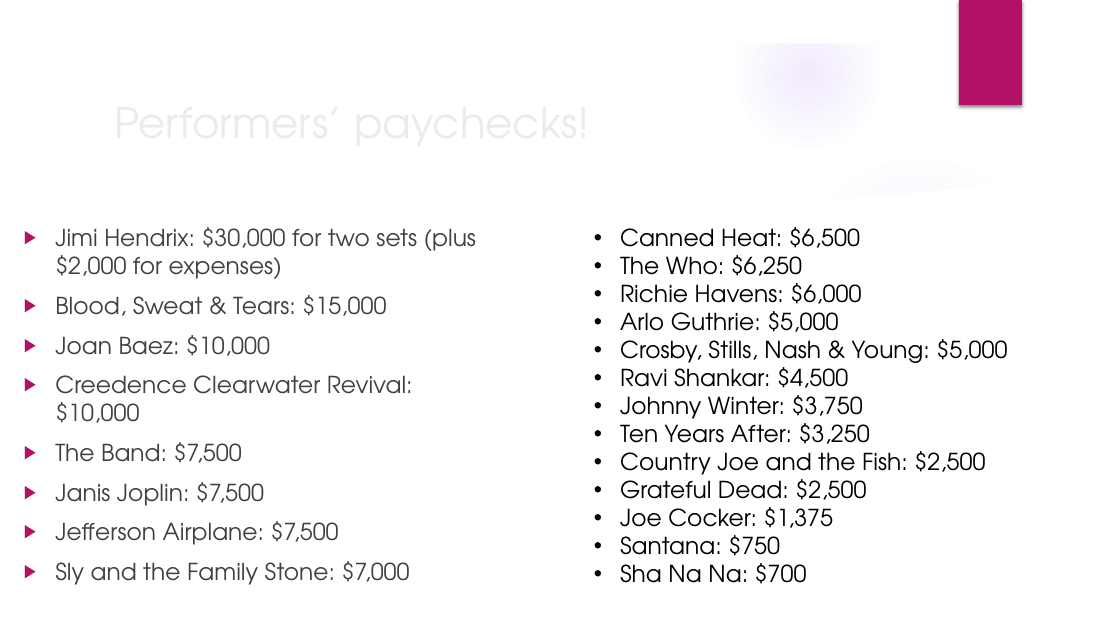
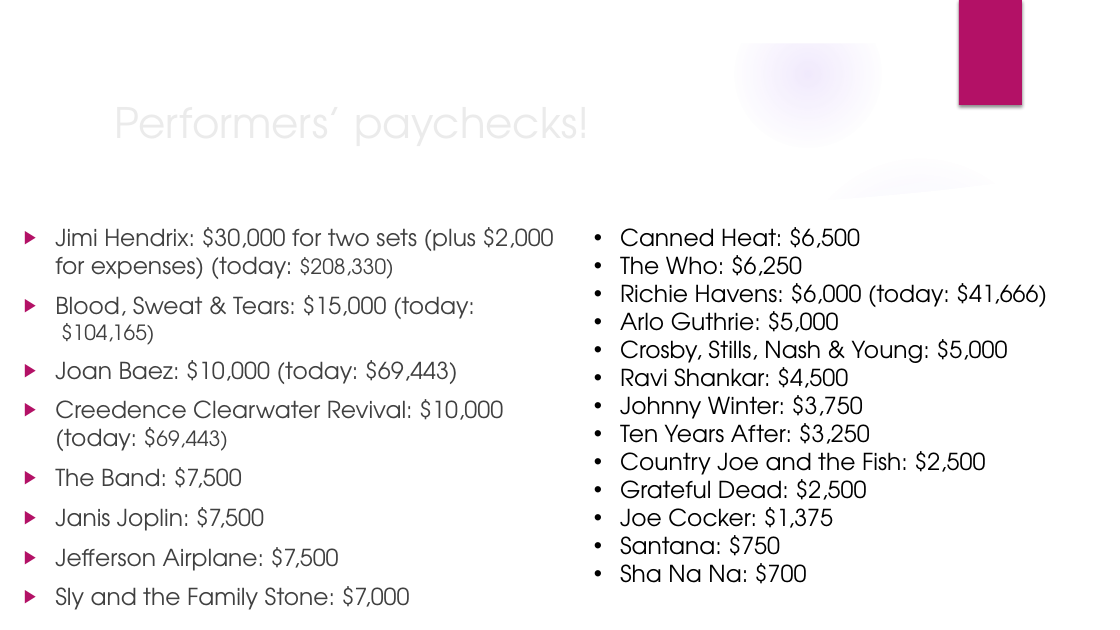
Before and after one commit to mrbaker1917/website, a slide deck: slide 9 of HSTR121/ppts/The late 1960s.pptx. Drawn at 1120x630 pixels with LibreOffice and Linux fonts; fonts in the diff are those of the drawing; background and template pictures are left out. Boxes give left, top, right and bottom in pixels: in the first picture for what was removed or moved away, otherwise in the second. Text is boxed around its words. In the diff, an @@ line names an element or a change of style, - is before the commit and + after.

```diff
--- a/HSTR121/ppts/The late 1960s.pptx
+++ b/HSTR121/ppts/The late 1960s.pptx
@@ text at [55,227,553,451]: text changed @@
-▶ Jimi Hendrix: $30,000 for two sets (plus $2,000 for expenses)
-▶ Blood, Sweat & Tears: $15,000
-▶ Joan Baez: $10,000
-▶ Creedence Clearwater Revival: $10,000
+▶ Jimi Hendrix: $30,000 for two sets (plus $2,000 for expenses) (today: $208,330)
+▶ Blood, Sweat & Tears: $15,000 (today: $104,165)
+▶ Joan Baez: $10,000 (today: $69,443)
+▶ Creedence Clearwater Revival: $10,000 (today: $69,443)
@@ text at [620,283,1047,313]: text changed @@
-• Richie Havens: $6,000
+• Richie Havens: $6,000 (today: $41,666)
```
Also in this commit, not shown: 1 other slide changed.
